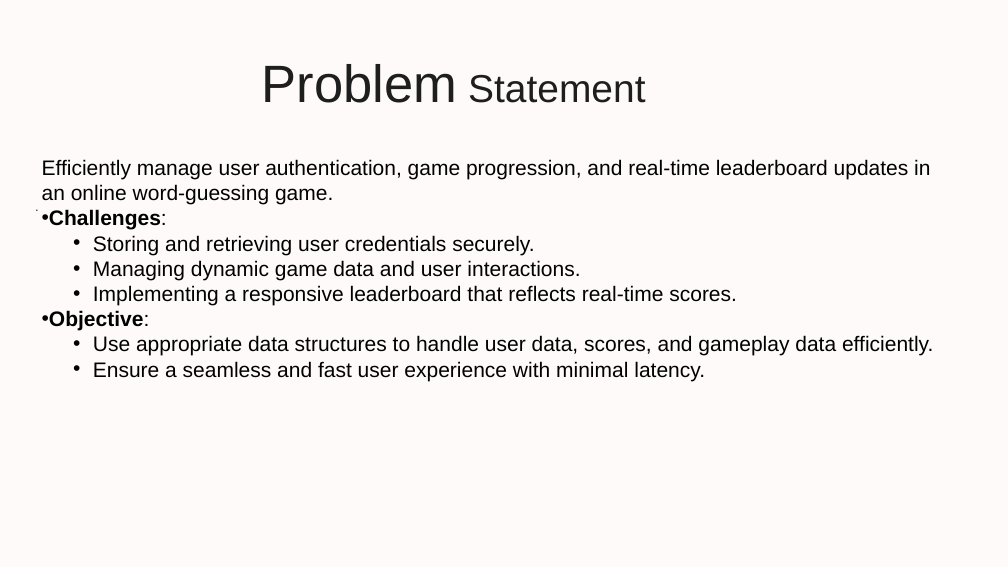
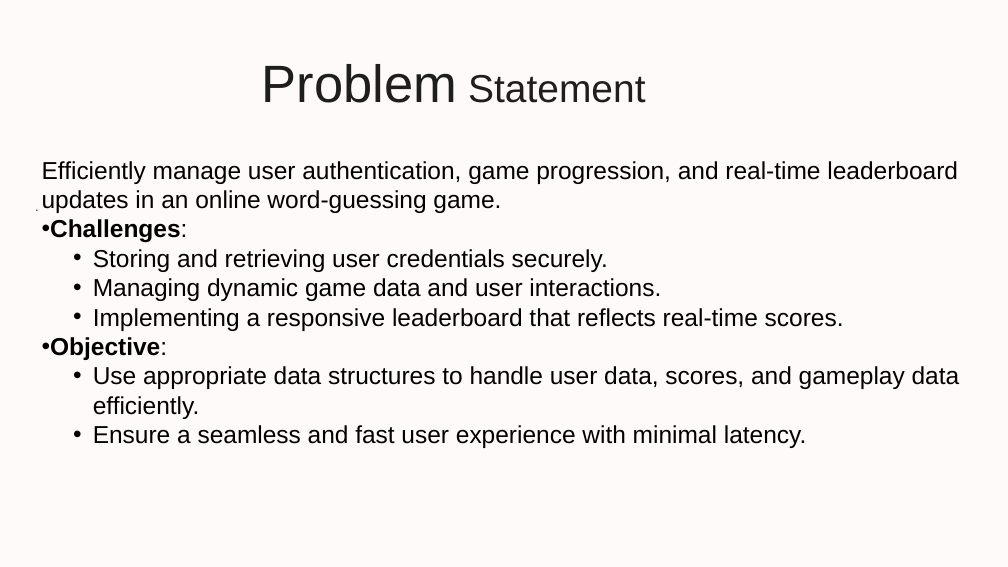
Before and after one commit to Thexz3n/GuessGame, a slide deck: slide 3 of Guess-Game-Online[1]00.pptx. Drawn at 1008x567 pixels with LibreOffice and Linux fonts; fonts in the diff are those of the drawing; background and template pictures are left out. Boxes give left, top, right and bottom in pixels: in the first picture for what was removed or moved away, otherwise in the second. Text is boxed around its words. In the diff, an @@ line names an element or a change of style, - is before the commit and + after.

```diff
--- a/Guess-Game-Online[1]00.pptx
+++ b/Guess-Game-Online[1]00.pptx
@@ text "Efficiently manage user authentication, game ..." at box(42, 161, 960, 448): size 24 to 28 pt @@
```
Also in this commit, not shown: 2 other slides changed, 2 other files.
